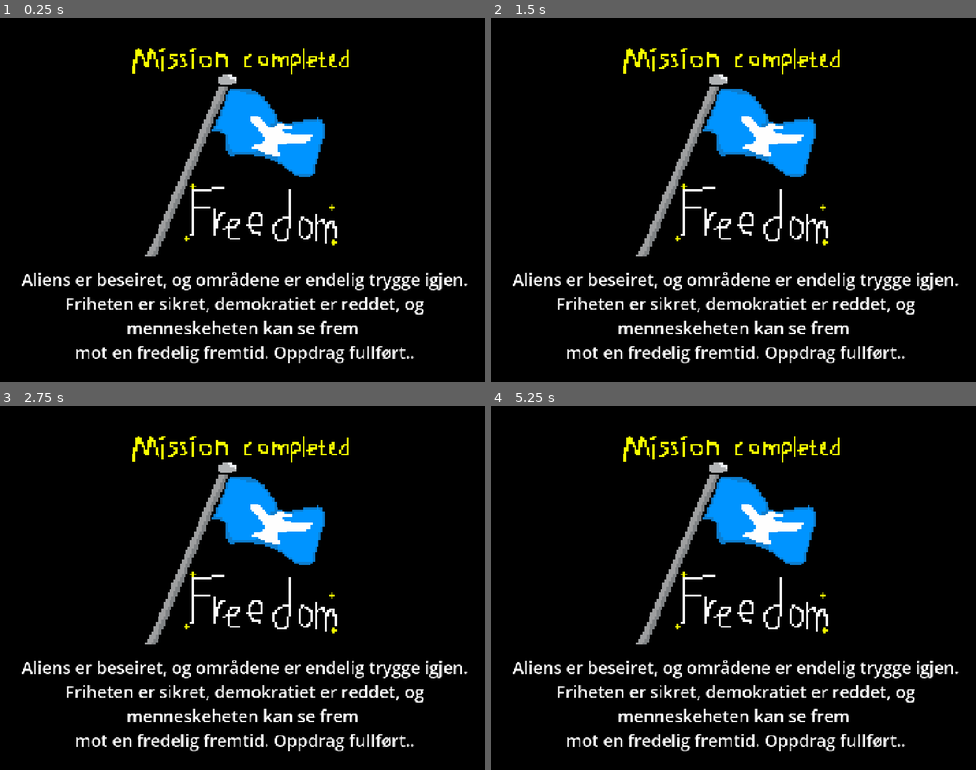
Above: before the commit, frames 1-4 (two rows, left to right).
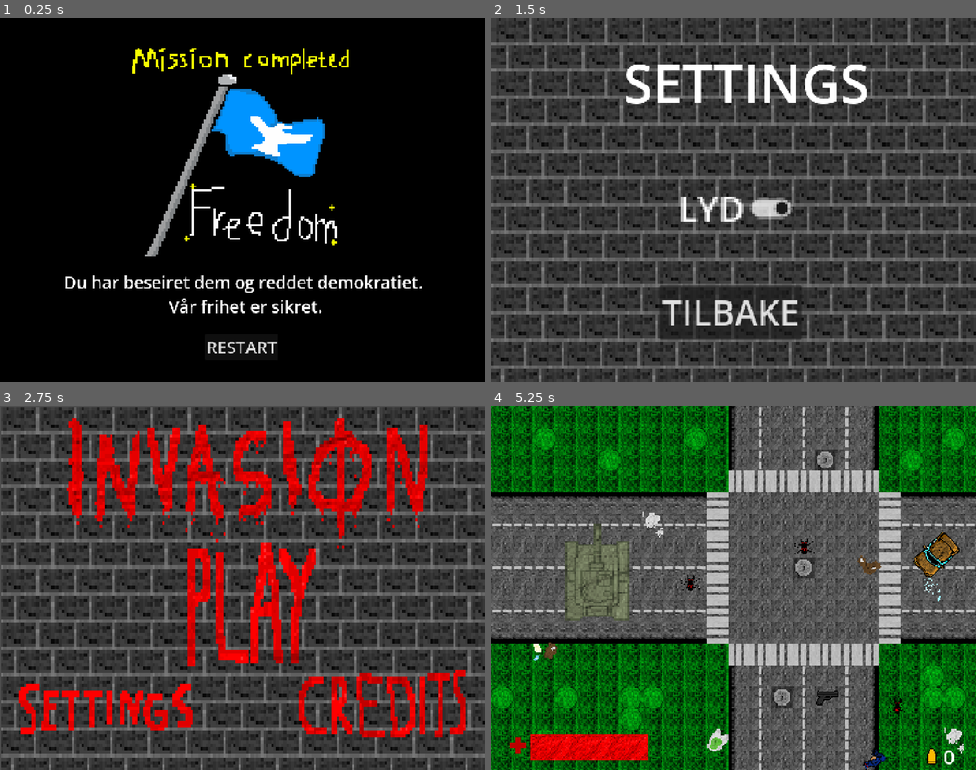
Above: after the commit, the same moments.

Repository: vladydad/Invasion_godot
Game: Godot game, scene res://story4.tscn
Same seed, same stepped clock (60 frames per second), same inputs: the game is played once before the commit and once after it. This scene is started directly instead of the project's main scene.
Inputs (mouse positions are in pixels of both pictures, inside the frame that each line leads up to):
- Up to frame 1 (0.25 s): no input
- Up to frame 2 (1.5 s): click (733, 345) at 0.5 s, where only the run after the commit has a clickable "RESTART"; click (602, 316) at 1.27 s
- Up to frame 3 (2.75 s): click (237, 700) at 2 s, where only the run after the commit has a clickable "TILBAKE"
- Up to frame 4 (5.25 s): click (738, 602) at 2.77 s; tap Enter at 3.5 s; move the mouse to (840, 569) at 3.52 s; press the mouse at (840, 569) at 3.53 s; hold Right (ui_right) 3.53-4.28 s; move the mouse to (636, 606) at 4.27 s; release the mouse at (636, 606) at 4.28 s; hold Down (ui_down) 4.28-5.03 s; click (636, 606) at 4.35 s; move the mouse to (782, 507) at 5.02 s; press the mouse at (782, 507) at 5.03 s; hold Right (ui_right) from 5.03 s (still down); tap V (Silencer) at 5.1 s

The runs differ from the first frame. In frame 1, 4.9% of the frame differs, in the area x 4-97%, y 69-95%; in frame 2, 96%; in frame 3, 97%; in frame 4, 97%, in the area x 0-100%, y 0-100%.

Commit message:
ekstra sgit

Diff:
--- a/invasion/level2.tscn
+++ b/invasion/level2.tscn
@@ -215,7 +215,7 @@
 "speed": 10.0
 }]
 
-[node name="Node2D" type="Node2D" unique_id=1200433817]
+[node name="Node2D2" type="Node2D" unique_id=1200433817]
 script = ExtResource("1_8tcn8")
 npc_scene = ExtResource("2_4ou0f")
 npc_shoot = ExtResource("3_4k5bj")
--- a/invasion/player.gd
+++ b/invasion/player.gd
@@ -249,6 +249,7 @@
 	health = 0
 	velocity = Vector2.ZERO
 	canShoot = false
+	$DeathSound.play()
 	$AnimatedSprite2D.stop()
 	modulate = Color(1, 0.3, 0.3)
 	await get_tree().create_timer(1.0).timeout
--- a/invasion/player.tscn
+++ b/invasion/player.tscn
@@ -19,6 +19,7 @@
 [ext_resource type="AudioStream" uid="uid://l81h30portbg" path="res://audio/pickup.mp3" id="15_q13i1"]
 [ext_resource type="AudioStream" uid="uid://btj0itv330go5" path="res://audio/816017__qubodup__dry-footsteps-loop.wav" id="16_u1c27"]
 [ext_resource type="AudioStream" uid="uid://cpwjxk1oh4aay" path="res://audio/797644__cpfcfan10__generic-metallic-click-3.wav" id="17_op7ga"]
+[ext_resource type="AudioStream" uid="uid://bhdrtiauxpo33" path="res://audio/804615__qubodup__man-being-hurt.wav" id="20_pbfsw"]
 
 [sub_resource type="RectangleShape2D" id="RectangleShape2D_7xv1m"]
 size = Vector2(61.875008, 75.49997)
@@ -503,3 +504,6 @@
 
 [node name="ModeSound" type="AudioStreamPlayer2D" parent="." unique_id=192684301]
 stream = ExtResource("17_op7ga")
+
+[node name="DeathSound" type="AudioStreamPlayer2D" parent="." unique_id=1412141067]
+stream = ExtResource("20_pbfsw")
--- a/invasion/story4.tscn
+++ b/invasion/story4.tscn
@@ -20,17 +20,25 @@
 texture = ExtResource("2_7qbx2")
 
 [node name="Label" type="Label" parent="." unique_id=1561641307]
-offset_left = 64.0
-offset_top = 705.0
-offset_right = 1390.0
-offset_bottom = 1062.0
+offset_left = 60.0
+offset_top = 641.0
+offset_right = 1386.0
+offset_bottom = 998.0
 theme_override_font_sizes/font_size = 50
-text = "Aliens er beseiret, og områdene er endelig trygge igjen.
- Friheten er sikret, demokratiet er reddet, og
-menneskeheten kan se frem
-mot en fredelig fremtid. Oppdrag fullført.."
+text = "Du har beseiret dem og reddet demokratiet.
+ Vår frihet er sikret."
 horizontal_alignment = 1
 vertical_alignment = 1
 
 [node name="AudioStreamPlayer2D" type="AudioStreamPlayer2D" parent="." unique_id=1996426475]
 stream = ExtResource("2_riwbl")
+
+[node name="Button" type="Button" parent="." unique_id=443654811]
+offset_left = 609.0
+offset_top = 938.0
+offset_right = 826.0
+offset_bottom = 1015.0
+theme_override_font_sizes/font_size = 50
+text = "RESTART"
+
+[node name="ShootEnemy" type="AudioStreamPlayer2D" parent="." unique_id=1362660335]
--- a/invasion/story_4.gd
+++ b/invasion/story_4.gd
@@ -1,6 +1,9 @@
 extends Node2D
-
 
 # Called when the node enters the scene tree for the first time.
 func _ready() -> void:
 	$AudioStreamPlayer2D.play()
+	$Button.pressed.connect(_button_pressed)
+
+func _button_pressed():
+	get_tree().change_scene_to_file("res://main_menu.tscn")
Not shown, added: invasion/audio/804615__qubodup__man-being-hurt.wav.import
Binary file added: invasion/icons/icon.png
Not shown, added: invasion/icons/icon.png.import
Not shown, added: invasion/audio/804615__qubodup__man-being-hurt.wav
